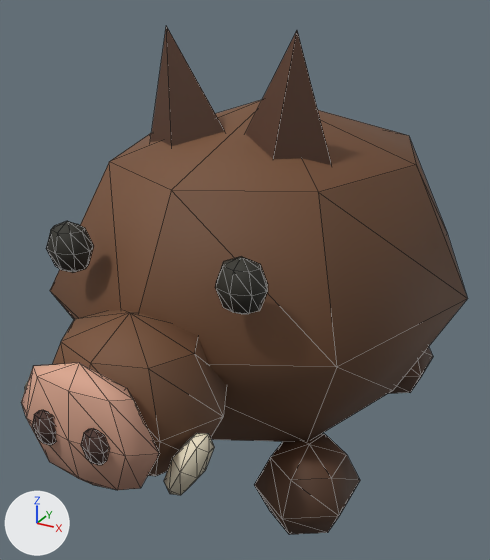
Before and after pictures for a commit that changed the glTF model models/hunting/Boar.glb.
Camera for both pictures: a 50 mm camera at (0.313, -0.615, 0.485) aimed at (-0.007, -0.032, 0.194). The lights are fixed; the arrows at lower left show +X, +Y and +Z. The first picture is the older version. Mesh edges are drawn as thin lines. Vertices at exactly the same position are counted once.

The first picture shows 'Boar'.
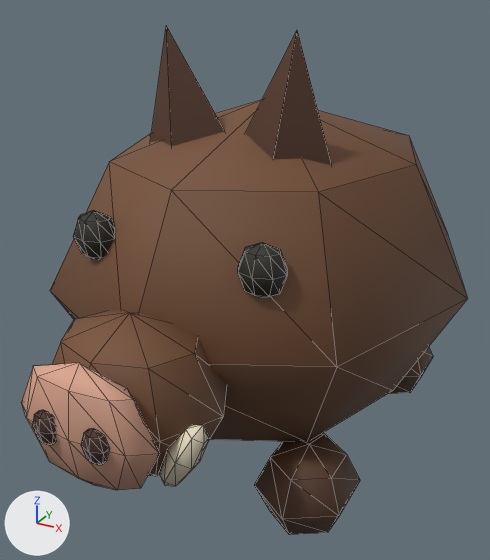
The change, as a diff of the scene's bpy script:
```diff
--- a/models/hunting/Boar.glb.py
+++ b/models/hunting/Boar.glb.py
@@ me_sphere_005 @@
 me_sphere_005.from_pydata(...)  # 320 vertices, 572 faces; spans x -0.215..0.215, y -0.321..0.294, z 0.0..0.45
 # used by ob_boar; location = (0.0, 0.0, 0.0)
+# me_sphere_005 part 1: the loose piece of 26 vertices spanning x -0.107..-0.063, y -0.223..-0.187, z 0.251..0.299 is moved by (0.0, 0.034, 0.0)
+# me_sphere_005 part 2: the loose piece of 26 vertices spanning x 0.063..0.107, y -0.223..-0.187, z 0.251..0.299 is moved by (0.0, 0.034, 0.0)
+# me_sphere_005 part 3: the loose piece of 20 vertices spanning x 0.057..0.093, y -0.285..-0.255, z 0.122..0.178 is moved by (-0.007, 0.003, 0.003)
 me_sphere_005.materials.append(mat_ville_ceramic__stone_and_foliage)
```

What differs and where, as boxes [x1, y1, x2, y2] in the pictures (490 x 560 px; the box of a moved part takes in the faces that stretch with it):
part 1 of me_sphere_005, moved or reshaped
    before: [46, 221, 94, 273]
    after: [73, 210, 115, 259]
part 2 of me_sphere_005, moved or reshaped
    before: [215, 256, 268, 314]
    after: [238, 242, 287, 298]
part 3 of me_sphere_005, moved or reshaped
    before: [164, 433, 214, 495]
    after: [159, 425, 209, 486]
